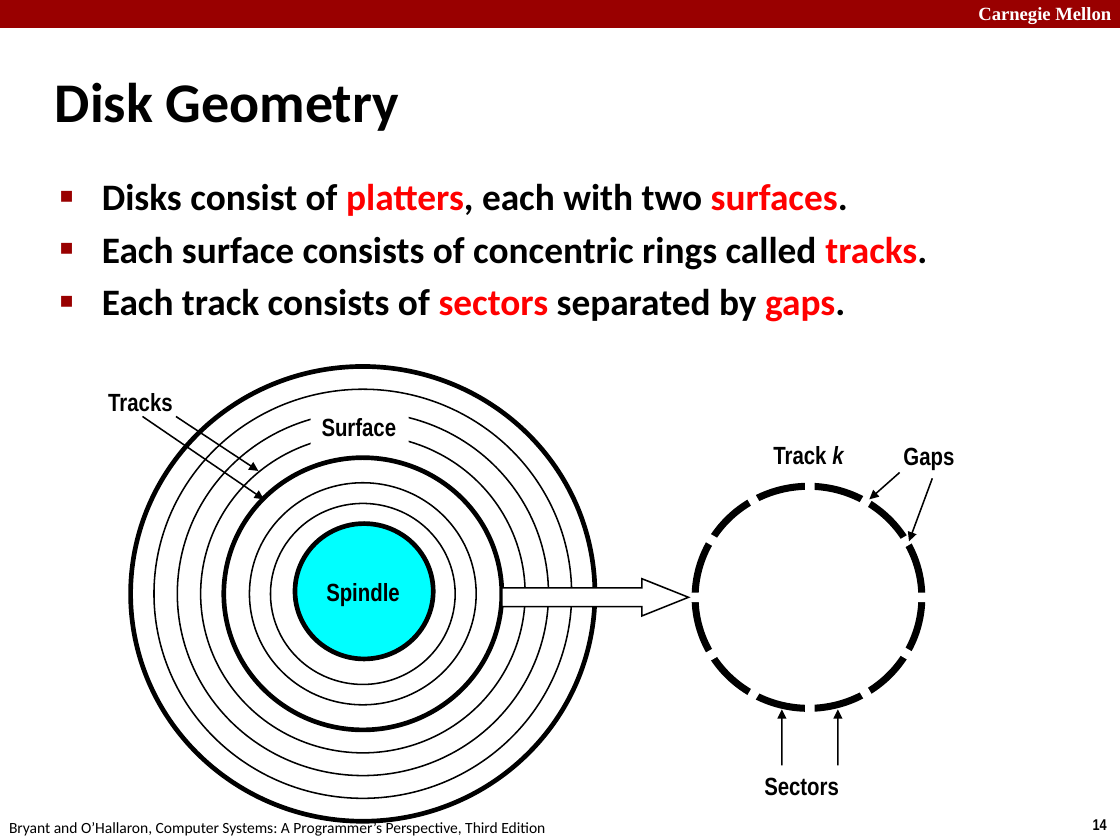
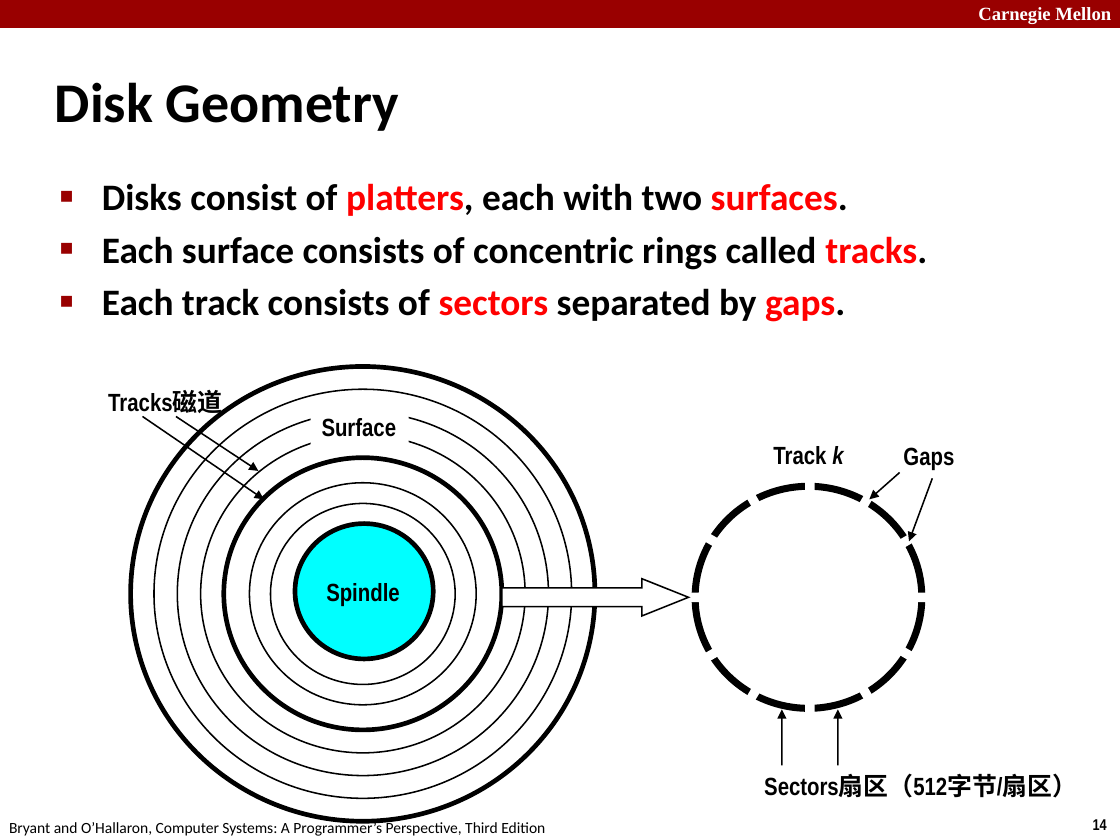
Before and after one commit to DarthVaderUS/CMU-15-213-CSAPP, a slide deck: slide 14 of Slides/11-memory-hierarchy.pptx. Drawn at 1120x840 pixels with LibreOffice and Linux fonts; fonts in the diff are those of the drawing. Boxes give left, top, right and bottom in pixels: in the first picture for what was removed or moved away, otherwise in the second. Text is boxed around its words. In the diff, an @@ line names an element or a change of style, - is before the commit and + after.

```diff
--- a/Slides/11-memory-hierarchy.pptx
+++ b/Slides/11-memory-hierarchy.pptx
@@ text at [108, 391, 222, 417]: text changed @@
-Tracks
+Tracks磁道
@@ text at [764, 775, 1077, 798]: text changed @@
-Sectors
+Sectors扇区（512字节/扇区）
```
Also in this commit, not shown: 8 other slides changed.
